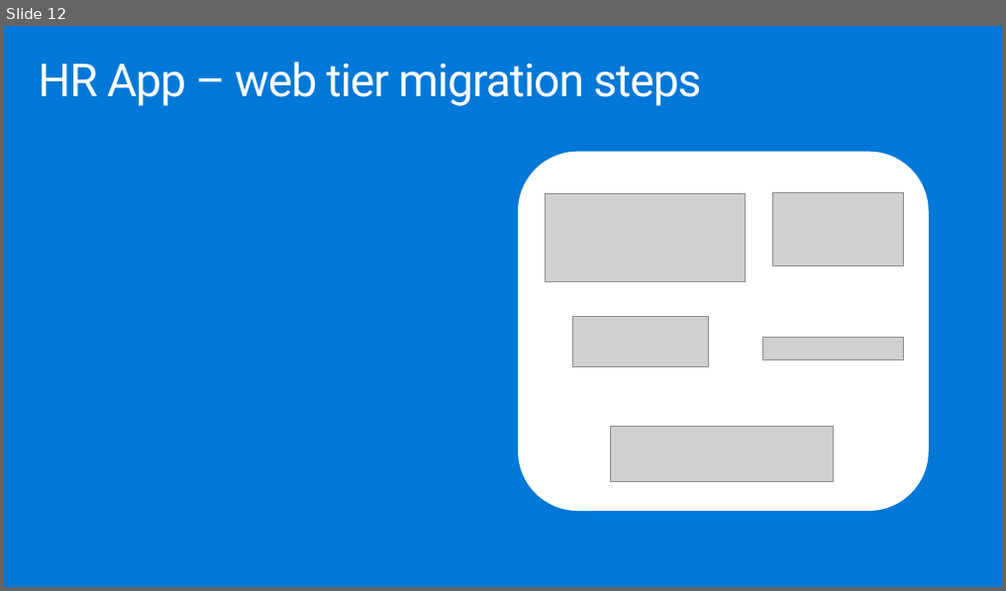
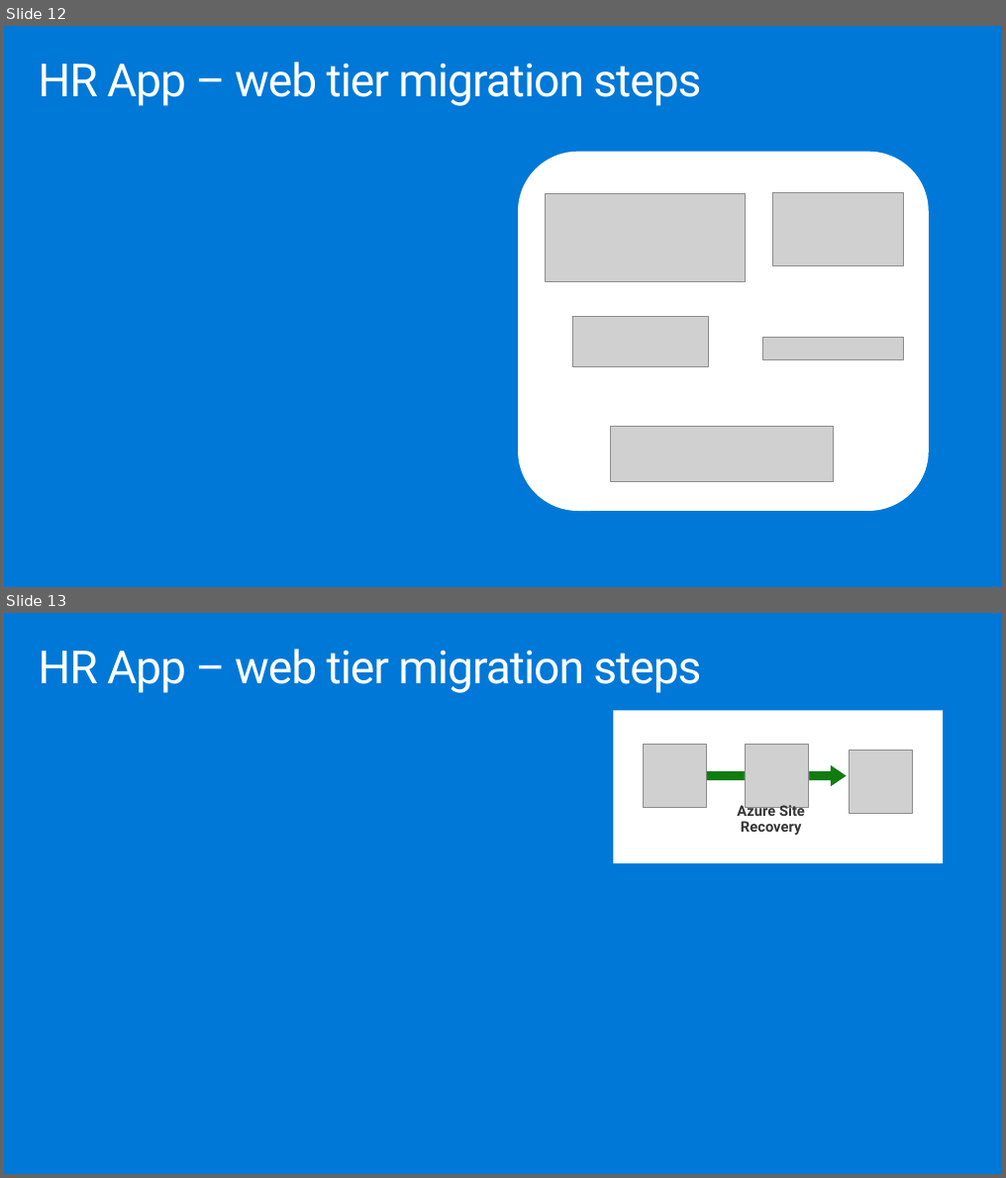
Before and after one commit to Microsoft/MCW-Lift-and-Shift-ARM, a slide deck: Whiteboard design session/resources/image source.pptx. Shown one above the other, each under a label of ours: slide 12 before the commit, slides 12 and 13 after it. The pictures are 1006x591 and 1006x1178 pixels, drawn with LibreOffice and Linux fonts; fonts in the diff are those of the drawing; grey boxes stand for pictures. Boxes give left, top, right and bottom in pixels: in the first picture for what was removed or moved away, otherwise in the second. Text is boxed around its words. In the diff, an @@ line names an element or a change of style, - is before the commit and + after.

```diff
--- a/Whiteboard design session/resources/image source.pptx
+++ b/Whiteboard design session/resources/image source.pptx
@@ slide 13 added at (x1=4, y1=613, x2=1002, y2=1174), background #0078D7 @@
@@ title added at (x1=38, y1=649, x2=701, y2=693), 44 pt, text #FFFFFF @@
+HR App – web tier migration steps
@@ rectangle added at (x1=614, y1=710, x2=943, y2=863), fill #FFFFFF @@
@@ picture added at (x1=644, y1=744, x2=707, y2=808) @@
@@ picture added at (x1=745, y1=744, x2=808, y2=808) @@
@@ picture added at (x1=848, y1=750, x2=912, y2=814) @@
@@ right arrow added at (x1=707, y1=765, x2=846, y2=786), fill #107C10 @@
@@ rectangle added at (x1=746, y1=761, x2=809, y2=794), fill #FFFFFF @@
@@ text added at (x1=737, y1=803, x2=805, y2=835), 14 pt, text #353535, bold @@
+Azure Site Recovery
```
Also in this commit, not shown: 2 other files.
